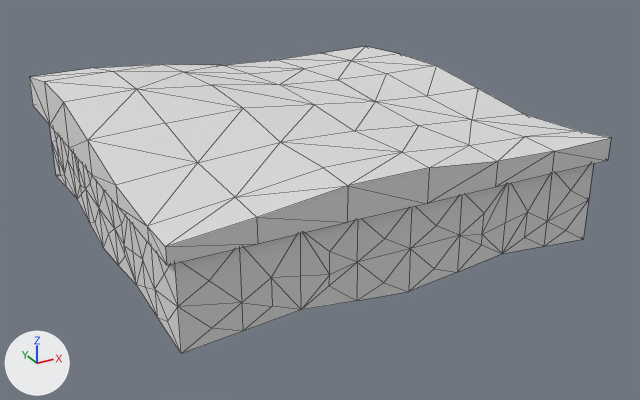
An edit to the glTF model models/ultimate-pack/low-poly-10/m/terrains-world-desert.glb, drawn before and after from the same camera.
Before and after are seen from a 50 mm lens placed at (-18.2, -35.4, 13.2), pointed at (0.5, -1.5, -3.8). Arrows for +X, +Y and +Z are at lower left; the lights stay in place. The picture after the commit comes second. Mesh edges are drawn as thin lines. Where no turn or scale is listed for an object, it has been applied to the vertices.

Before the edit, the objects in view are built like this:
```python
mat_28_orange = principled_material('28 ORANGE')
mat_28_orange.base_color = (0.8, 0.8, 0.8)  # white #e7e7e7
mat_28_orange.metallic = 0.4
mat_28_orange.roughness = 1.0
mat_29_orange_light = principled_material('29 ORANGE-LIGHT')
mat_29_orange_light.base_color = (0.8, 0.8, 0.8)  # white #e7e7e7
mat_29_orange_light.metallic = 0.4
mat_29_orange_light.roughness = 1.0
me_world_desert = bpy.data.meshes.new('world-desert')
me_world_desert.from_pydata(...)  # 244 vertices, 398 faces; spans x -10.0..10.0, y -10.0..10.0, z -4.5..1.6
# faces by material slot: [120, 278]
me_world_desert.materials.append(mat_29_orange_light)  # white #e7e7e7
me_world_desert.materials.append(mat_28_orange)  # white #e7e7e7
ob_world_desert = bpy.data.objects.new('world-desert', me_world_desert)
ob_world_desert.location = (0.02, 0.0, 0.0)
```
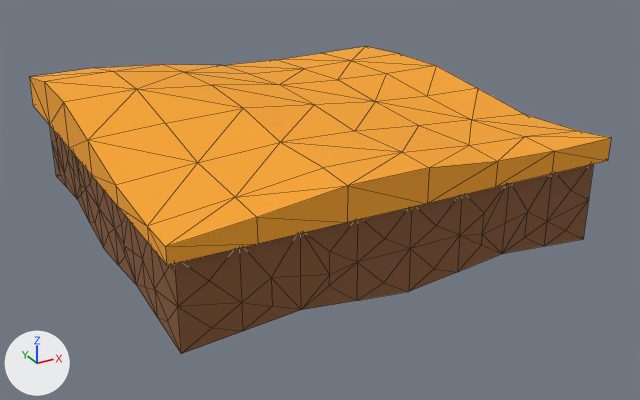
Patch to the scene script:
```diff
--- a/models/ultimate-pack/low-poly-10/m/terrains-world-desert.glb.py
+++ b/models/ultimate-pack/low-poly-10/m/terrains-world-desert.glb.py
@@ mat_29_orange_light @@
 mat_29_orange_light = principled_material('29 ORANGE-LIGHT')
-mat_29_orange_light.base_color = (0.8, 0.8, 0.8)  # white #e7e7e7
+mat_29_orange_light.base_color = (0.956, 0.381, 0.0262)  # orange #faa62d
 mat_29_orange_light.metallic = 0.4
@@ mat_28_orange @@
 mat_28_orange = principled_material('28 ORANGE')
-mat_28_orange.base_color = (0.8, 0.8, 0.8)  # white #e7e7e7
+mat_28_orange.base_color = (0.246, 0.105, 0.0409)  # brown #885b39
 mat_28_orange.metallic = 0.4
```

What differs and where, as boxes (x1, y1, x2, y2) in the pictures (640 x 400 px):
'world-desert', recoloured (white to orange)
    both: (29, 47, 611, 354)
